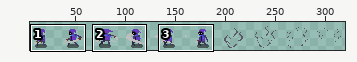
Sprite sheet, stored at Assets/Sprites/Rogue Spritesheets/ThrowAnimation.png. Above: a wide view before the commit, with the close-up outlined.
Close-up. The starting point:
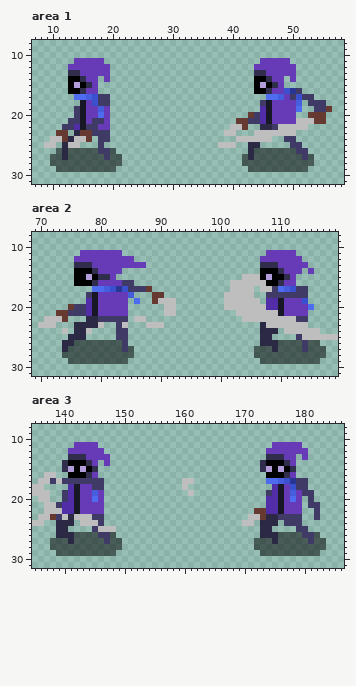
The file is 352x32 pixels. Shown: area 1: x 7..58, y 8..31; area 2: x 69..119, y 8..31; area 3: x 135..186, y 8..31. The wide view leaves out empty margins.
The result:
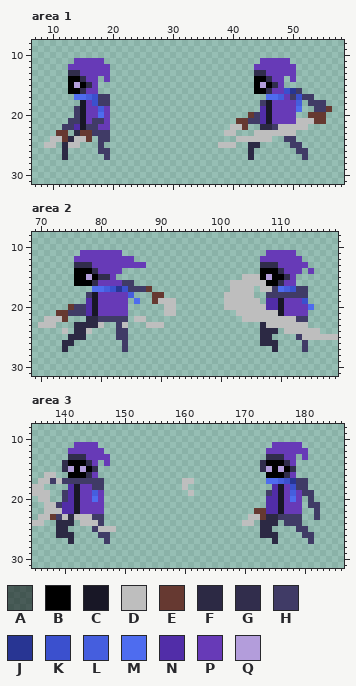
Palette (. is transparent): A #00000083  B #000000  C #181726  D #bebebe  E #663931  F #2c2944  G #312d4c  H #403b66  J #283593  K #3b50ce  L #455ede  M #4e6cef  N #512da8  P #673ab7  Q #b39ddb
The commit says: Attack move and new animations
The edit:
Area 1:
y 26: x 11 A -> .; x 13..17 AAAAA -> .....; x 20 A -> .; x 44..50 AAAAAAA -> .......
y 27: x 10..11 AA -> ..; x 13..18 AAAAAA -> ......; x 20..21 AA -> ..; x 42 A -> .; x 44..51 AAAAAAAA -> ........; x 53 A -> .
y 28: x 10..21 AAAAAAAAAAAA -> ............; x 42..53 AAAAAAAAAAAA -> ............
y 29: x 11..20 AAAAAAAAAA -> ..........; x 43..52 AAAAAAAAAA -> ..........
Area 2:
y 26: x 76..83 AAAAAAAA -> ........; x 110..113 AAAA -> ....; x 115..116 AA -> ..
y 27: x 75..83 AAAAAAAAA -> .........; x 85 A -> .; x 106..108 AAA -> ...; x 110..113 AAAA -> ....; x 115..117 AAA -> ...
y 28: x 74..85 AAAAAAAAAAAA -> ............; x 106..117 AAAAAAAAAAAA -> ............
y 29: x 75..84 AAAAAAAAAA -> ..........; x 107..116 AAAAAAAAAA -> ..........
Area 3:
y 26: x 142..145 AAAA -> ....; x 148 A -> .; x 176..179 AAAA -> ....; x 182 A -> .
y 27: x 138..140 AAA -> ...; x 142..146 AAAAA -> .....; x 148..149 AA -> ..; x 172..174 AAA -> ...; x 176..180 AAAAA -> .....; x 182..183 AA -> ..
y 28: x 138..149 AAAAAAAAAAAA -> ............; x 172..183 AAAAAAAAAAAA -> ............
y 29: x 139..148 AAAAAAAAAA -> ..........; x 173..182 AAAAAAAAAA -> ..........
Changed places in both close-ups, as pixel boxes (x1, y1, x2, y2):
erased: (50, 148, 122, 172)
erased: (242, 148, 314, 172)
erased: (62, 340, 134, 364)
erased: (254, 340, 326, 364)
erased: (50, 532, 122, 556)
erased: (254, 532, 326, 556)
